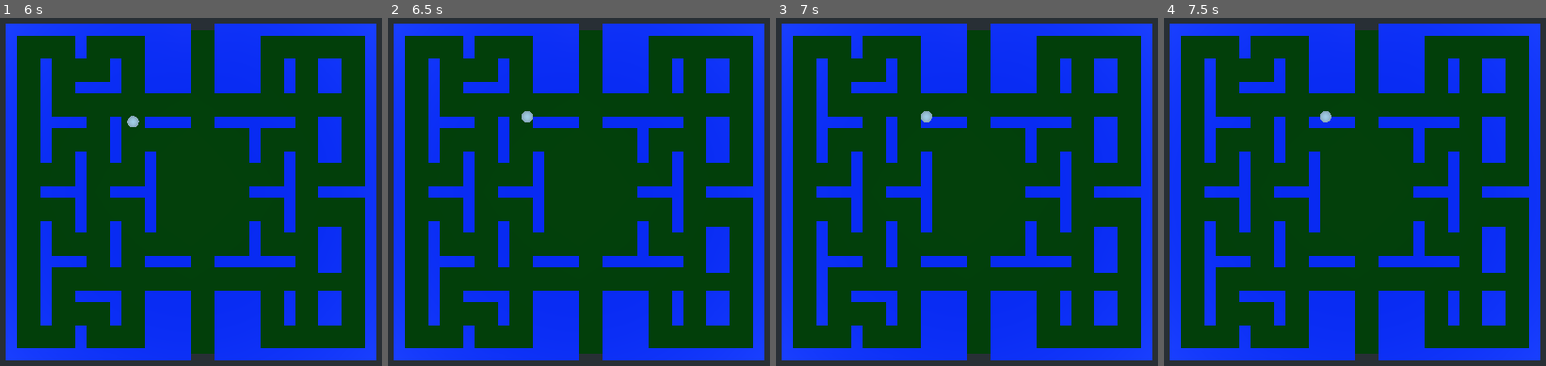
Above: before the commit, frames 1-4 (left to right).
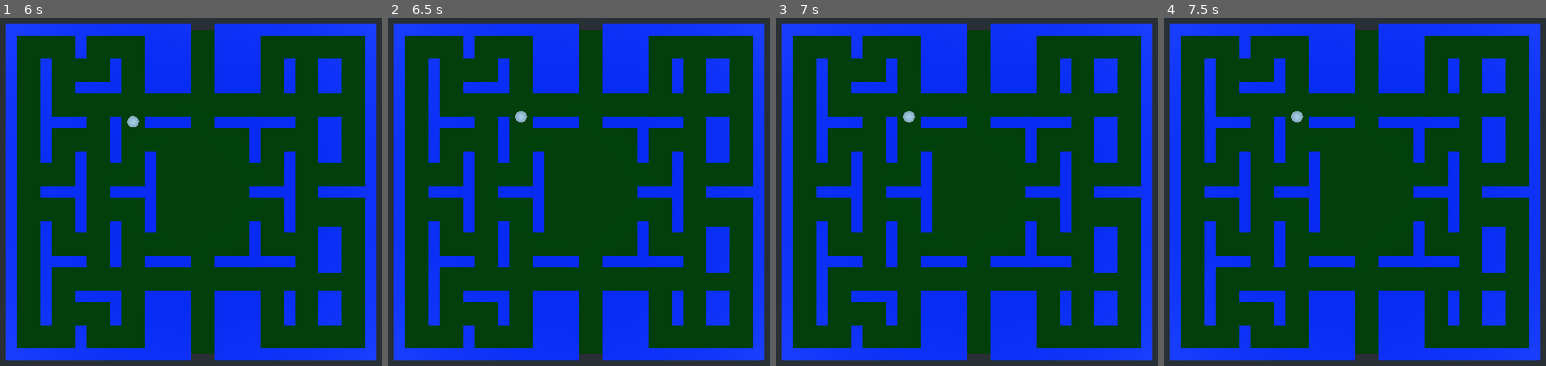
Above: after the commit, the same moments.

Repository: ToBaDi/pacman_3d_first_person
Game: Godot game, scene res://aban/main.tscn
Two runs of this game, one before a commit and one after it. Both use one fixed random seed, a clock stepped at 60 frames per second and the inputs below.
Inputs:
- Up to frame 1 (6 s): tap Enter at 0.5 s; hold Right (right) 0.53-1.28 s; hold Space (start) 0.53-1.28 s; hold Down (back) 1.28-2.03 s; tap Space (start) at 1.35, 2, 2.85, 4.35, 5.85 s; hold Space (start) 2.03-2.78 s; hold Right (right) 2.03-3.53 s; hold Space (start) 3.53-4.28 s; hold Left (left) 3.53-5.03 s; hold Down (back) 5.03-5.78 s; hold Space (start) 5.03-5.78 s; hold Right (right) from 5.78 s (still down)
- Up to frame 2 (6.5 s): keep holding Right (right)
- Up to frame 3 (7 s): keep holding Right (right); tap Space (start) at 6.5 s; hold Space (start) from 6.53 s (still down)
- Up to frame 4 (7.5 s): keep holding Right (right); release Space (start) at 7.28 s; tap Space (start) at 7.35 s

Frame 1 is identical in both runs. In frame 2, 0.1% of the frame differs, in the area x 33-38%, y 26-30%; in frame 3, 0.2%, in the area x 33-41%, y 26-30%; in frame 4, 0.2%.

Commit message:
ok it fixed

Diff:
--- a/aban/main.tscn
+++ b/aban/main.tscn
@@ -85,7 +85,6 @@
 
 
 func _ready() -> void:
-#	next_trans = data.player.transform
 	next_pos = data.player.transform.origin
 
 
@@ -128,7 +127,6 @@
 
 func rotate(dir : int) -> void:
 	data.player_dir = (dir + data.player_dir) % 360
-	print(data.player.rotation_degrees)
 	data.player.rotation_degrees = Vector3(0, data.player_dir, 0)
 "
 
@@ -261,6 +259,7 @@
 
 [node name="TShapes" type="CSGCombiner" parent="Scene/Map"]
 material_override = ExtResource( 2 )
+use_collision = true
 __meta__ = {
 "_edit_group_": true,
 "_edit_lock_": true
@@ -332,6 +331,7 @@
 
 [node name="Lines" type="CSGCombiner" parent="Scene/Map"]
 material_override = ExtResource( 2 )
+use_collision = true
 __meta__ = {
 "_edit_group_": true,
 "_edit_lock_": true
@@ -363,6 +363,7 @@
 
 [node name="Boxes" type="CSGCombiner" parent="Scene/Map"]
 material_override = ExtResource( 2 )
+use_collision = true
 __meta__ = {
 "_edit_group_": true,
 "_edit_lock_": true
@@ -390,6 +391,7 @@
 
 [node name="Gates" type="CSGCombiner" parent="Scene/Map"]
 material_override = ExtResource( 2 )
+use_collision = true
 __meta__ = {
 "_edit_group_": true,
 "_edit_lock_": true
